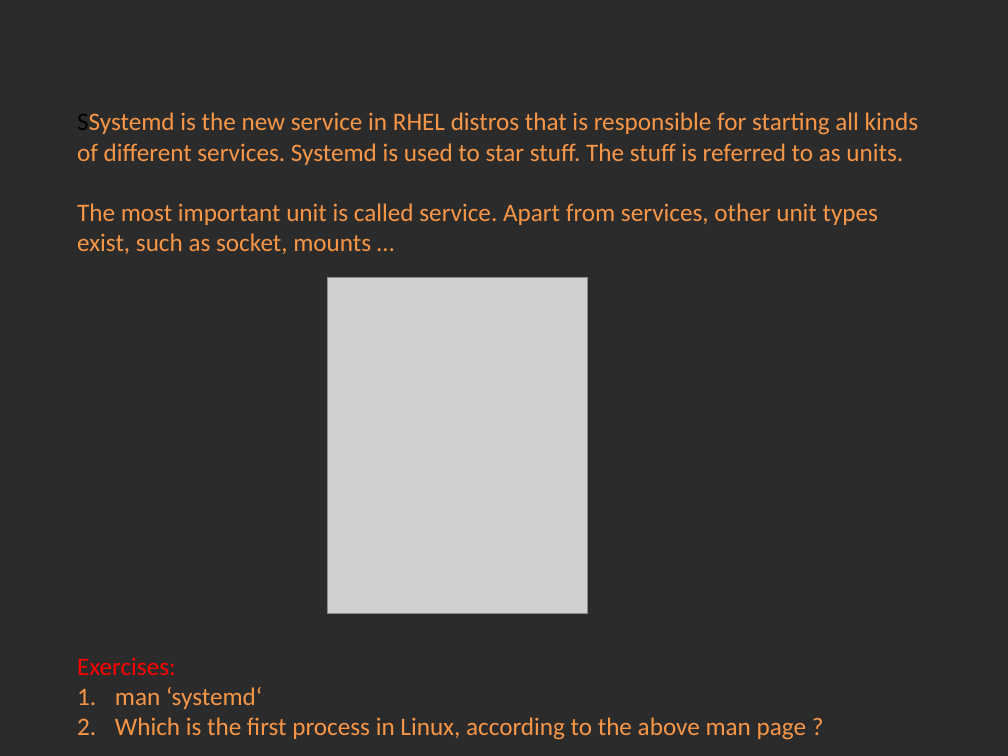
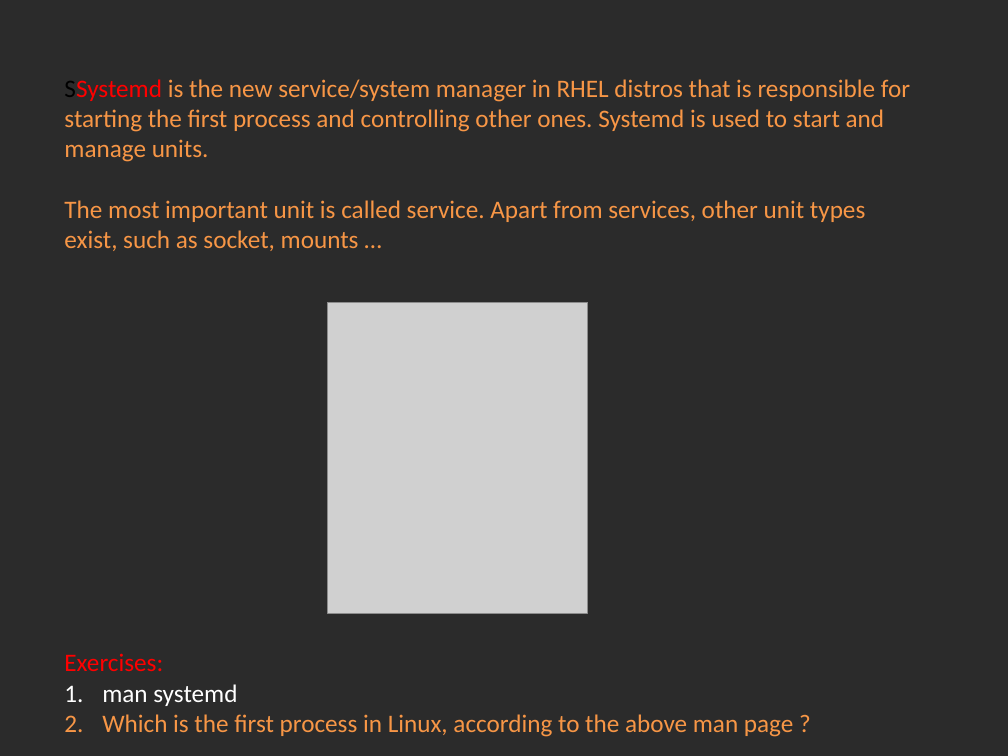
Before and after one commit to Academy-Soft-Intellect/Linux-Course, a slide deck: slide 1 of 10.SystemD_And_TheBootProcedure/10-SystemDAndTheBootProcedure.pptx. Drawn at 1008x756 pixels with LibreOffice and Linux fonts; fonts in the diff are those of the drawing; grey boxes stand for pictures; background and template pictures are left out; a plain dark background stands for a picture behind light text. Boxes give left, top, right and bottom in pixels: in the first picture for what was removed or moved away, otherwise in the second. Text is boxed around its words. In the diff, an @@ line names an element or a change of style, - is before the commit and + after.

Commit message:
Fixing presentation typos.

```diff
--- a/10.SystemD_And_TheBootProcedure/10-SystemDAndTheBootProcedure.pptx
+++ b/10.SystemD_And_TheBootProcedure/10-SystemDAndTheBootProcedure.pptx
@@ text "SSystemd is the new service/system ...": place and size @@
-text "SSystemd is the new service/system ..." at bbox=[77, 112, 918, 740]
+text "SSystemd is the new service/system ..." at bbox=[64, 79, 910, 737]
@@ text at bbox=[64, 79, 910, 162]: text changed @@
-SSystemd is the new service in RHEL distros that is responsible for starting all kinds of different services. Systemd is used to star stuff. The stuff is referred to as units.
+SSystemd is the new service/system manager in RHEL distros that is responsible for starting the first process and controlling other ones. Systemd is used to start and manage units.
@@ picture: place and size @@
-picture at bbox=[328, 277, 588, 613]
+picture at bbox=[328, 302, 588, 613]
@@ text at bbox=[102, 684, 237, 706]: text changed; text colour #F79646 to #FFFFFF @@
-1. man ‘systemd‘
+1. man systemd
```
Also in this commit, not shown: 8 other slides changed, 2 other files.
